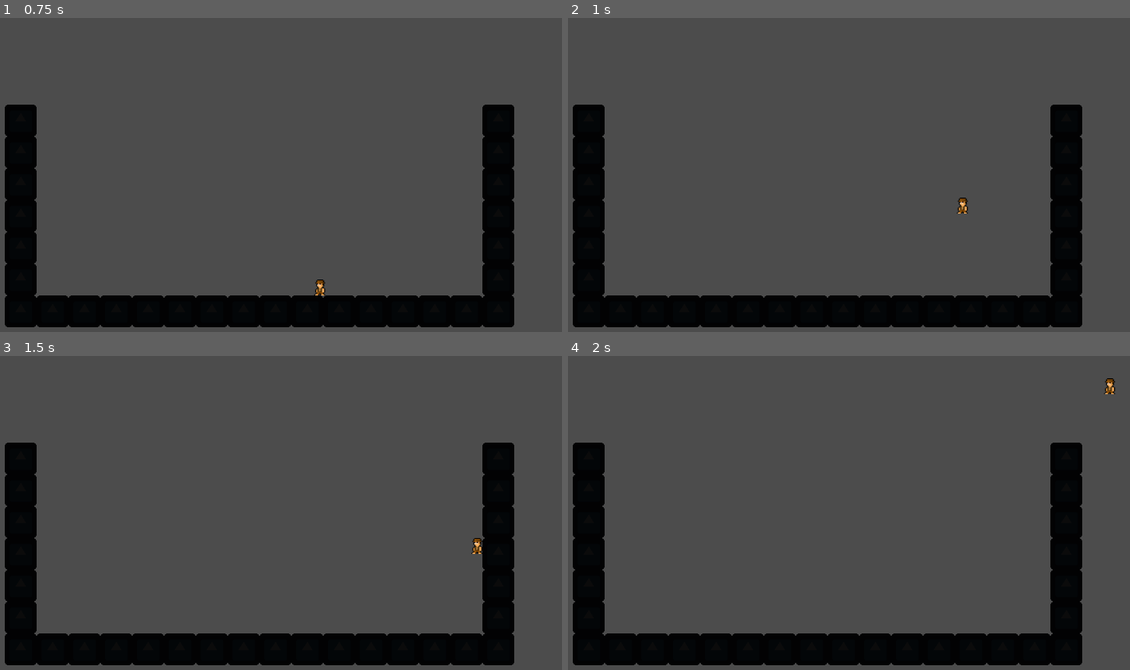
Above: before the commit, frames 1-4 (two rows, left to right).
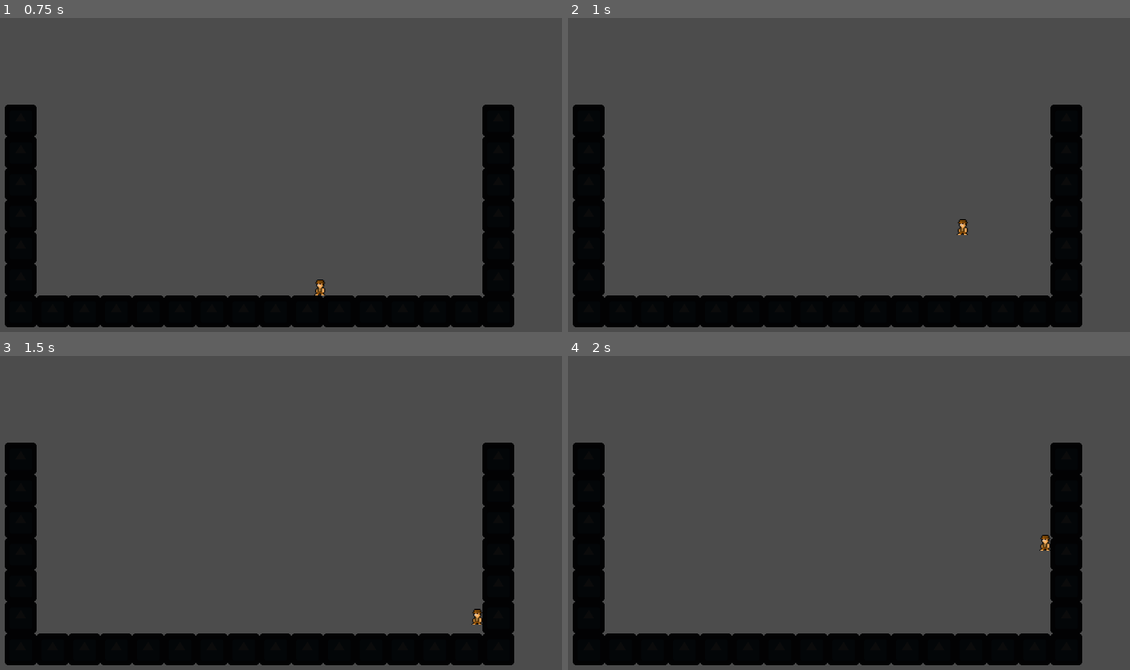
Above: after the commit, the same moments.

Repository: DayvanRider/HALT-Game-Jam-2018-August
Game: Godot game, scene res://level.tscn
Same seed, same stepped clock (60 frames per second), same inputs: the game is played once before the commit and once after it. The engine's default icon, where the game draws it, is replaced by a stand-in: a white triangle on a blue panel in a dark square.
Inputs:
- Up to frame 1 (0.75 s): hold Right (ui_right) from 0.53 s (still down)
- Up to frame 2 (1 s): keep holding Right (ui_right); tap Up (ui_up) at 0.77 s
- Up to frame 3 (1.5 s): keep holding Right (ui_right)
- Up to frame 4 (2 s): keep holding Right (ui_right); tap Up (ui_up) at 1.52 s

Frame 1 is identical in both runs. In frame 2, 0.2% of the frame differs, in the area x 69-72%, y 57-70%; in frame 3, 0.2%, in the area x 83-86%, y 57-86%; in frame 4, 0.2%.

Commit message:
refined controlls

Diff:
--- a/JSUS/KinematicBody2D.gd
+++ b/JSUS/KinematicBody2D.gd
@@ -2,9 +2,9 @@
 #constants
 const SPEED = 300
 const UP = Vector2(0,-1)
-const JUMP = -500
+const JUMP = -400
 export(int) var GRAVITY = 20
-const WALLJUMPPAR = 1.25
+const WALLJUMPPAR = 1.1
 
 var motion = Vector2(0,0)
 var lastKey
Not shown: 2 places in JSUS/assets/Tiles/Tiles.tscn that only renumber resources
